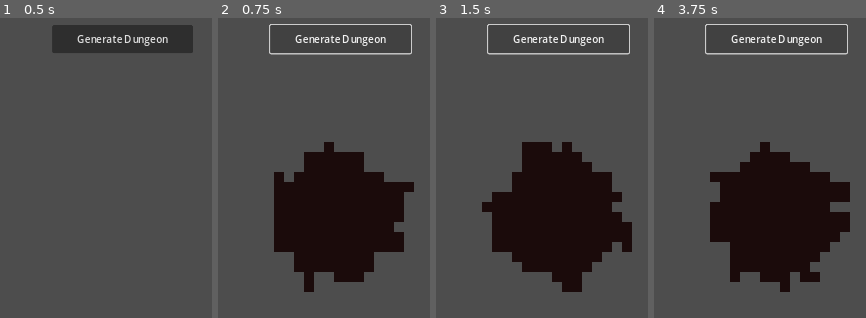
Above: before the commit, frames 1-4 (left to right).
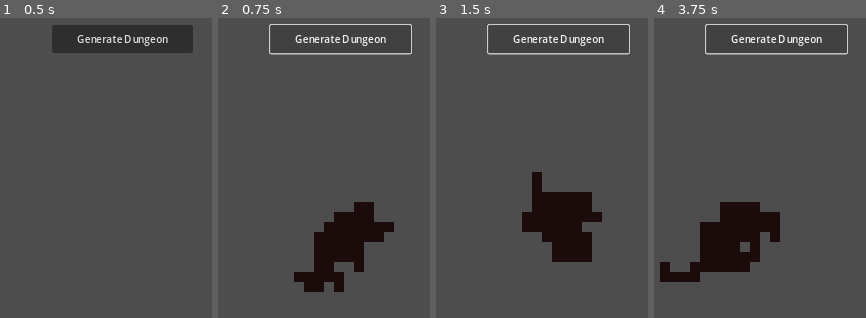
Above: after the commit, the same moments.

Repository: WizardsNStuff/Zealot-of-Wanderlust
Game: Godot game, scene res://Proc Gen/proc_gen.tscn
The game is run twice, just before and just after one commit, with the same random seed, the same clock (stepped at 60 frames per second) and the same inputs. This scene is started directly instead of the project's main scene.
Inputs:
- Up to frame 1 (0.5 s): no input
- Up to frame 2 (0.75 s): click "Generate Dungeon" at 0.5 s
- Up to frame 3 (1.5 s): click "Generate Dungeon" at 1.25 s
- Up to frame 4 (3.75 s): click "Generate Dungeon" at 2 s; tap Enter at 2.75 s; tap Space at 3.5 s

Frame 1 is identical in both runs. In frame 2, 16% of the frame differs, in the area x 26-93%, y 41-92%; in frame 3, 15%; in frame 4, 19%, in the area x 2-93%, y 41-92%.

Commit message:
added corridor data to ProcGenData

Diff:
--- a/zealot-of-wanderlust/Proc Gen/proc_gen.tscn
+++ b/zealot-of-wanderlust/Proc Gen/proc_gen.tscn
@@ -1,7 +1,7 @@
 [gd_scene load_steps=8 format=3 uid="uid://ttowgqc8xgke"]
 
 [ext_resource type="Script" path="res://Proc Gen/proc_gen_controller.gd" id="1_5ancx"]
-[ext_resource type="Script" path="res://Proc Gen/proc_gen_algorithm.gd" id="2_fqe3b"]
+[ext_resource type="Script" path="res://Proc Gen/proc_gen_data.gd" id="2_fqe3b"]
 [ext_resource type="Script" path="res://Proc Gen/proc_gen_view.gd" id="3_2tjgd"]
 [ext_resource type="Texture2D" uid="uid://b36g8amcnnwwo" path="res://Assets/tiles.png" id="4_ay2sl"]
 [ext_resource type="Script" path="res://Proc Gen/floor_tilemap_layer.gd" id="5_r24de"]
@@ -212,15 +212,13 @@
 [sub_resource type="TileSet" id="TileSet_en0rj"]
 sources/0 = SubResource("TileSetAtlasSource_ut10k")
 
-[node name="ProcGen" type="Node" node_paths=PackedStringArray("proc_gen_algorithm", "floor_tilemap_layer")]
+[node name="ProcGen" type="Node" node_paths=PackedStringArray("proc_gen_data", "floor_tilemap_layer")]
 script = ExtResource("1_5ancx")
-proc_gen_algorithm = NodePath("ProcGenAlgorithm")
+proc_gen_data = NodePath("ProcGenData")
 floor_tilemap_layer = NodePath("Floor")
 
-[node name="ProcGenAlgorithm" type="Node" parent="."]
+[node name="ProcGenData" type="Node" parent="."]
 script = ExtResource("2_fqe3b")
-iterations = 1000
-start_randomly_each_iteration = false
 
 [node name="ProcGenView" type="CanvasLayer" parent="." node_paths=PackedStringArray("proc_gen_controller", "gen_dungeon_btn")]
 script = ExtResource("3_2tjgd")
--- a/zealot-of-wanderlust/Proc Gen/proc_gen_controller.gd
+++ b/zealot-of-wanderlust/Proc Gen/proc_gen_controller.gd
@@ -1,7 +1,7 @@
 extends Node
 class_name ProcGenController
 
-@export var proc_gen_algorithm : ProcGenAlogrithm
+@export var proc_gen_data : ProcGenData
 @export var floor_tilemap_layer : FloorTileMapLayer
 
 func run_proc_gen() -> void:
@@ -17,13 +17,13 @@
 		#print_debug(position)
 
 func run_random_walk() -> Dictionary:
-	var current_position : Vector2i = proc_gen_algorithm.start_position
+	var current_position : Vector2i = proc_gen_data.start_position
 	var floor_positions = {}
 
-	for i in range(0, proc_gen_algorithm.iterations - 1):
-		var path : Dictionary = simple_random_walk(current_position, proc_gen_algorithm.walk_length)
+	for i in range(0, proc_gen_data.room_iterations - 1):
+		var path : Dictionary = simple_random_walk(current_position, proc_gen_data.room_walk_length)
 		floor_positions.merge(path)
-		if (proc_gen_algorithm.start_randomly_each_iteration):
+		if (proc_gen_data.room_start_randomly_each_iteration):
 			# select random position from floor_positions Dict
 			current_position = floor_positions.keys()[randi_range(0, floor_positions.size() - 1)]
 	return floor_positions
@@ -44,7 +44,7 @@
 	return path
 
 func get_random_direction() -> Vector2i:
-	return proc_gen_algorithm.direction_list[randi_range(0, proc_gen_algorithm.direction_list.size() - 1)]
+	return proc_gen_data.direction_list.pick_random()
 
 func paint_tiles(tile_positions : Dictionary, tilemap_layer : TileMapLayer, tilemap_layer_atlas_id : int , tile_atlas_position : Vector2i) -> void:
 	for tile_pos in tile_positions.keys():
--- a/zealot-of-wanderlust/Proc Gen/proc_gen_algorithm.gd
+++ b/zealot-of-wanderlust/Proc Gen/proc_gen_data.gd
@@ -1,13 +1,17 @@
 extends Node
-class_name ProcGenAlogrithm
+class_name ProcGenData
 
 # number of iterations to run the randomwalk aglo
-@export var iterations : int = 10
-# number
-@export var walk_length : int = 10
+@export var room_iterations : int = 10
+
+@export var room_walk_length : int = 10
 # start at a random position on subsequent iterations rather than startPosition
 # when true it creates larger rooms
-@export var start_randomly_each_iteration : bool = true
+@export var room_start_randomly_each_iteration : bool = true
+
+@export var corridor_walk_length : int = 10
+
+@export var room_amount_percent : float = 0.5
 
 var start_position : Vector2i = Vector2i.ZERO
 var direction_list : Array = [Vector2i.UP, Vector2i.RIGHT, Vector2i.DOWN, Vector2i.LEFT]
